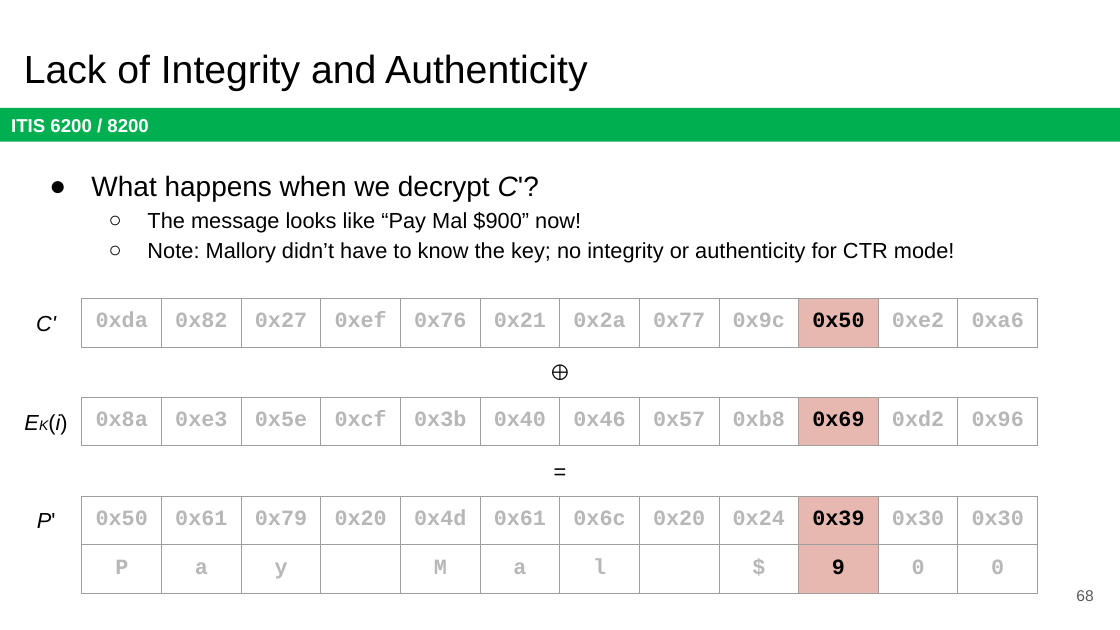
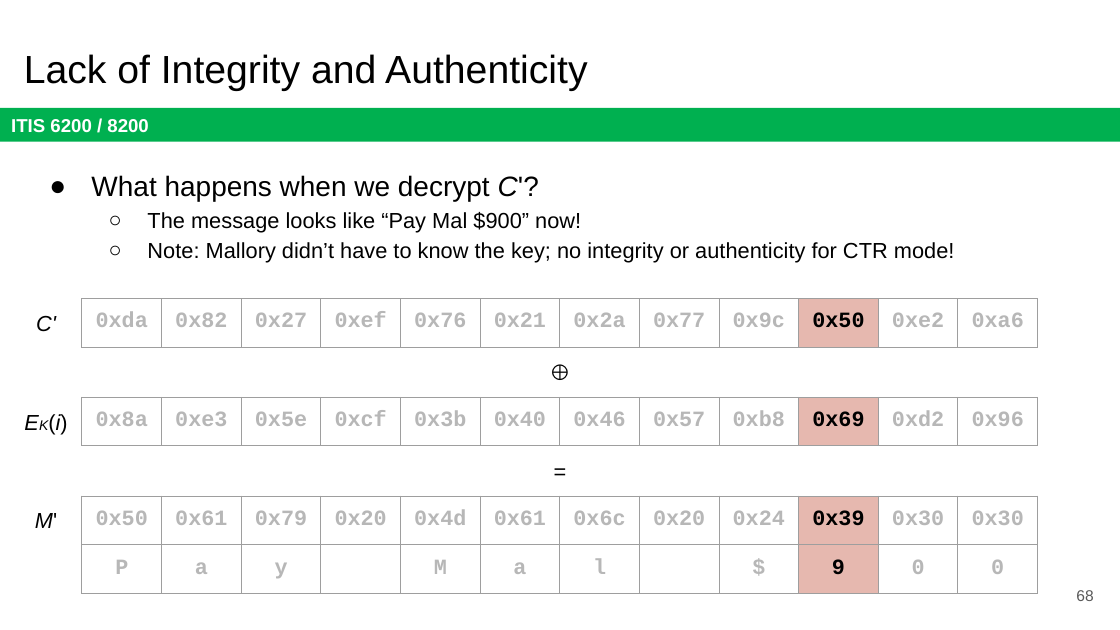
Before and after one commit to jx5c/github.io, a slide deck: slide 68 of teaching/ITIS6200/2023fa/lectures/lec03.pptx. Drawn at 1120x630 pixels with LibreOffice and Linux fonts; fonts in the diff are those of the drawing. Boxes give left, top, right and bottom in pixels: in the first picture for what was removed or moved away, otherwise in the second. Text is boxed around its words. In the diff, an @@ line names an element or a change of style, - is before the commit and + after.

```diff
--- a/teaching/ITIS6200/2023fa/lectures/lec03.pptx
+++ b/teaching/ITIS6200/2023fa/lectures/lec03.pptx
@@ text at [35,513,57,528]: text changed @@
-P'
+M'
```
Also in this commit, not shown: 1 other slide changed, 2 other files.
